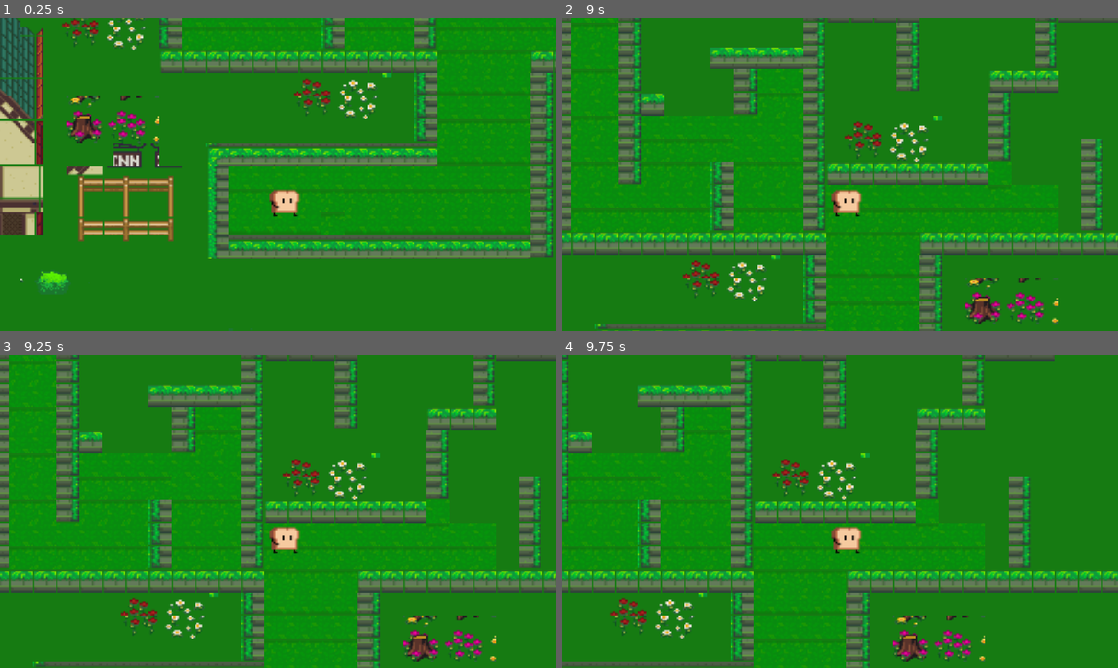
Above: before the commit, frames 1-4 (two rows, left to right).
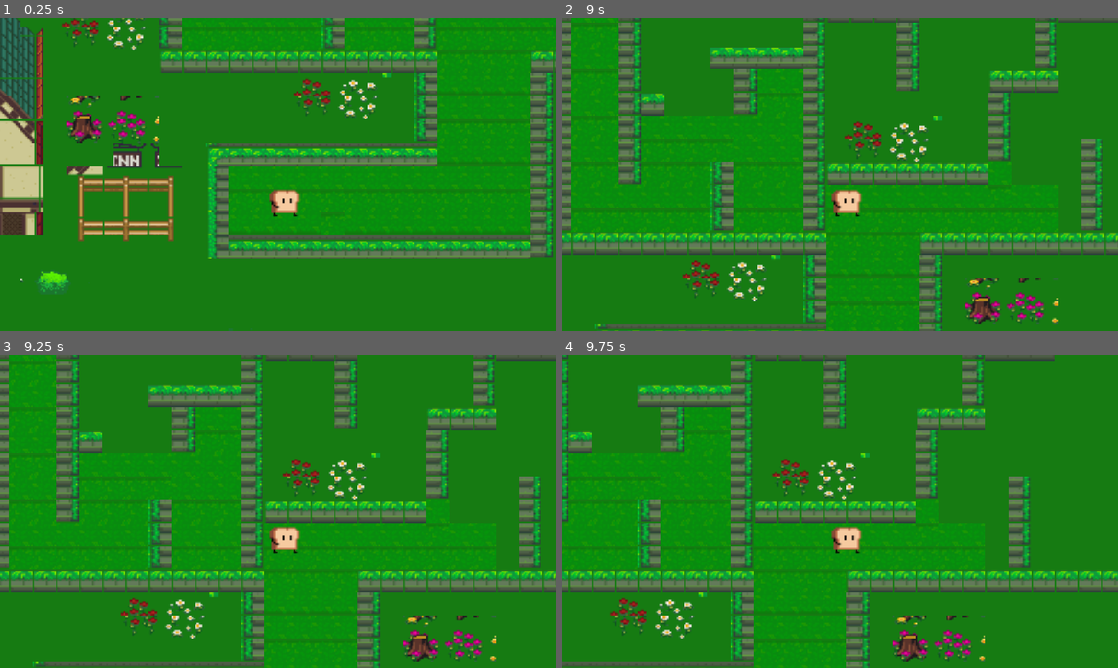
Above: after the commit, the same moments.

Repository: MauraB27/Brositz_P4
Game: Godot game, scene res://Levels/level2.tscn
Two runs of this game, one before a commit and one after it. Both use one fixed random seed, a clock stepped at 60 frames per second and the inputs below. This scene is started directly instead of the project's main scene.
Inputs:
- Up to frame 1 (0.25 s): no input
- Up to frame 2 (9 s): tap Enter at 0.5, 2.75, 4.25 s; hold Right (right) 0.53-2.03 s; tap Up (jump) at 0.77, 1.52, 3.02, 3.77, 4.52, 6.02, 6.77, 7.52 s; tap Space at 2, 3.5, 5 s; hold Left (left) 2.03-4.28 s; hold Right (right) 4.28-8.03 s; hold Left (left) from 8.03 s (still down)
- Up to frame 3 (9.25 s): keep holding Left (left); tap Up (jump) at 9.02 s
- Up to frame 4 (9.75 s): release Left (left) at 9.53 s; hold Right (right) from 9.53 s (still down)

Frames 1-2 are identical in both runs. In frame 3, 0.2% of the frame differs, in the area x 0-100%, y 75-76%; in frame 4, 0.2%.

Commit message:
level restructuring

Diff:
--- a/p-4/Levels/level1.tscn
+++ b/p-4/Levels/level1.tscn
@@ -8,16 +8,13 @@
 [ext_resource type="Script" uid="uid://cy5hoawmkrwq3" path="res://trigger_zone.gd" id="6_20vxw"]
 [ext_resource type="Script" uid="uid://db5mxljethkah" path="res://trigger_zone_2.gd" id="7_uikxm"]
 [ext_resource type="Texture2D" uid="uid://bvy1arkbactvj" path="res://character sprites/Screenshot 2026-10-14 095835.png" id="8_26wun"]
-[ext_resource type="Texture2D" uid="uid://702lyuqxc3jo" path="res://character sprites/Screenshot 2026-10-14 111024.png" id="9_3mc7j"]
 [ext_resource type="Texture2D" uid="uid://dgpurqbqsa7yx" path="res://SNES - Harvest Moon - Backgrounds - Tool Shop.png" id="10_41rou"]
 [ext_resource type="Texture2D" uid="uid://bha47vci18lw6" path="res://32x32_map_tile v3.1.png" id="11_2oha0"]
 [ext_resource type="Script" uid="uid://ov8g6r6dfofp" path="res://key.gd" id="12_y525r"]
 [ext_resource type="Texture2D" uid="uid://bhyocpieiti36" path="res://character sprites/Screenshot 2026-10-14 115504.png" id="13_mf6oh"]
 [ext_resource type="Texture2D" uid="uid://c4mxwpuyak3gp" path="res://character sprites/Screenshot 2026-10-14 115528.png" id="14_kxl7g"]
-[ext_resource type="Texture2D" uid="uid://qackpvkeedk5" path="res://character sprites/Screenshot 2026-10-14 115600.png" id="15_ut1ok"]
 [ext_resource type="Script" uid="uid://ceidtne4oq5jp" path="res://portal.gd" id="16_lxuwh"]
 [ext_resource type="Texture2D" uid="uid://c55igu74ayolo" path="res://portal.png" id="17_xcka5"]
-[ext_resource type="Texture2D" uid="uid://m0ujebq7unvc" path="res://character sprites/Screenshot 2026-10-14 095545.png" id="18_22ibb"]
 
 [sub_resource type="RectangleShape2D" id="RectangleShape2D_fyly4"]
 size = Vector2(27, 24)
@@ -33,9 +30,6 @@
 
 [sub_resource type="RectangleShape2D" id="RectangleShape2D_aqk2v"]
 size = Vector2(34.5, 64.25)
-
-[sub_resource type="RectangleShape2D" id="RectangleShape2D_2o6r5"]
-size = Vector2(43, 38.0625)
 
 [sub_resource type="TileSetAtlasSource" id="TileSetAtlasSource_eaymk"]
 texture = ExtResource("10_41rou")
@@ -3189,9 +3183,6 @@
 [sub_resource type="RectangleShape2D" id="RectangleShape2D_e3ehj"]
 size = Vector2(59, 60.5)
 
-[sub_resource type="CircleShape2D" id="CircleShape2D_oskte"]
-radius = 13.038404
-
 [sub_resource type="LabelSettings" id="LabelSettings_bc84e"]
 font_size = 8
 
@@ -3345,18 +3336,6 @@
 scale = Vector2(0.3235296, 0.31370974)
 texture = ExtResource("8_26wun")
 
-[node name="Door2" type="StaticBody2D" parent="." unique_id=1312946943]
-collision_mask = 2
-
-[node name="CollisionShape2D" type="CollisionShape2D" parent="Door2" unique_id=2034251419]
-position = Vector2(653, 2086.0313)
-shape = SubResource("RectangleShape2D_2o6r5")
-
-[node name="Sprite2D" type="Sprite2D" parent="Door2" unique_id=1205322815]
-position = Vector2(652, 2087.9023)
-scale = Vector2(0.20382172, 0.21920232)
-texture = ExtResource("9_3mc7j")
-
 [node name="TileMapLayer" type="TileMapLayer" parent="." unique_id=150849457]
 position = Vector2(-292, 324)
 tile_map_data = PackedByteArray("AAAJAOz/AgAWAAkAAAAIAOz/AgAWAAkAAAAHAOz/AgAWAAkAAAAGAOz/AgAWAAkAAAAFAOz/AgAWAAkAAAAEAO …(58016 unchanged characters)…
@@ -3392,42 +3371,12 @@
 scale = Vector2(0.30555567, 0.27884614)
 texture = ExtResource("14_kxl7g")
 
-[node name="mazeKeyC" type="Area2D" parent="." unique_id=1562014220]
-position = Vector2(632, 2613)
-collision_layer = 4
-collision_mask = 2
-script = ExtResource("12_y525r")
-
-[node name="CollisionShape2D" type="CollisionShape2D" parent="mazeKeyC" unique_id=1000844077]
-position = Vector2(-1, 1)
-shape = SubResource("CircleShape2D_fyly4")
-
-[node name="Sprite2D" type="Sprite2D" parent="mazeKeyC" unique_id=1693427458]
-position = Vector2(-2.169609e-05, 1.0000324)
-scale = Vector2(0.33064574, 0.27631474)
-texture = ExtResource("15_ut1ok")
-
-[node name="mazeKeyD" type="Area2D" parent="." unique_id=2027452143]
-position = Vector2(854, 2216)
-collision_layer = 4
-collision_mask = 2
-script = ExtResource("12_y525r")
-
-[node name="CollisionShape2D" type="CollisionShape2D" parent="mazeKeyD" unique_id=1562267836]
-position = Vector2(9, 55)
-shape = SubResource("CircleShape2D_fyly4")
-
-[node name="Sprite2D" type="Sprite2D" parent="mazeKeyD" unique_id=1608688852]
-position = Vector2(10.000024, 55.000008)
-scale = Vector2(0.28226048, 0.20614065)
-texture = ExtResource("15_ut1ok")
-
 [node name="Portal" type="Area2D" parent="." unique_id=2087254894 node_paths=PackedStringArray("marker")]
 position = Vector2(651, -153)
 collision_layer = 4
 collision_mask = 2
 script = ExtResource("16_lxuwh")
-marker = NodePath("../Marker2D")
+marker = NodePath("")
 
 [node name="Sprite2D" type="Sprite2D" parent="Portal" unique_id=999740052]
 position = Vector2(6.034878, 13.000003)
@@ -3437,51 +3386,6 @@
 [node name="CollisionShape2D" type="CollisionShape2D" parent="Portal" unique_id=769900286]
 position = Vector2(6, 13)
 shape = SubResource("RectangleShape2D_e3ehj")
-
-[node name="Marker2D" type="Marker2D" parent="." unique_id=1263637548]
-position = Vector2(525, 3120)
-
-[node name="Portal2" type="Area2D" parent="." unique_id=807198137 node_paths=PackedStringArray("marker")]
-position = Vector2(651, -153)
-collision_layer = 4
-collision_mask = 2
-script = ExtResource("16_lxuwh")
-marker = NodePath("../Marker2D")
-
-[node name="Sprite2D" type="Sprite2D" parent="Portal2" unique_id=1047387845]
-position = Vector2(6.034878, 13.000003)
-scale = Vector2(0.5049545, 0.38271612)
-texture = ExtResource("17_xcka5")
-
-[node name="CollisionShape2D" type="CollisionShape2D" parent="Portal2" unique_id=1227252422]
-position = Vector2(6, 13)
-shape = SubResource("RectangleShape2D_e3ehj")
-
-[node name="Rock" type="RigidBody2D" parent="." unique_id=1143365617]
-position = Vector2(810, 2209)
-mass = 2.952
-
-[node name="Sprite2D" type="Sprite2D" parent="Rock" unique_id=2061964523]
-position = Vector2(-3.0000257, 3.9999533)
-scale = Vector2(0.4749999, 0.49999908)
-texture = ExtResource("18_22ibb")
-
-[node name="CollisionShape2D" type="CollisionShape2D" parent="Rock" unique_id=536194917]
-position = Vector2(-3, 4)
-shape = SubResource("CircleShape2D_oskte")
-
-[node name="Rock2" type="RigidBody2D" parent="." unique_id=876585995]
-position = Vector2(810, 2209)
-mass = 2.952
-
-[node name="Sprite2D" type="Sprite2D" parent="Rock2" unique_id=749657805]
-position = Vector2(-230.00006, 405.99994)
-scale = Vector2(0.4749999, 0.49999908)
-texture = ExtResource("18_22ibb")
-
-[node name="CollisionShape2D" type="CollisionShape2D" parent="Rock2" unique_id=816019754]
-position = Vector2(-230, 406)
-shape = SubResource("CircleShape2D_oskte")
 
 [node name="Label" type="Label" parent="." unique_id=958886227]
 custom_minimum_size = Vector2(1, 1)
@@ -3506,7 +3410,4 @@
 [connection signal="body_entered" from="Trigger Zone2" to="Trigger Zone2" method="_on_body_entered"]
 [connection signal="body_entered" from="blueKey" to="blueKey" method="_on_body_entered"]
 [connection signal="body_entered" from="redKey" to="redKey" method="_on_body_entered"]
-[connection signal="body_entered" from="mazeKeyC" to="mazeKeyC" method="_on_body_entered"]
-[connection signal="body_entered" from="mazeKeyD" to="mazeKeyD" method="_on_body_entered"]
 [connection signal="body_entered" from="Portal" to="Portal" method="_on_body_entered"]
-[connection signal="body_entered" from="Portal2" to="Portal2" method="_on_body_entered"]
--- a/p-4/Levels/level2.tscn
+++ b/p-4/Levels/level2.tscn
@@ -10,6 +10,8 @@
 [ext_resource type="Script" uid="uid://b0solgqa6wr16" path="res://path_follow_2d.gd" id="8_lr0ko"]
 [ext_resource type="Script" uid="uid://cvk5umh0lj5ce" path="res://saw.gd" id="9_tdxkx"]
 [ext_resource type="Texture2D" uid="uid://gq8mnq8nrq51" path="res://character sprites/Screenshot 2026-10-14 143040.png" id="10_1c22n"]
+[ext_resource type="Texture2D" uid="uid://m0ujebq7unvc" path="res://character sprites/Screenshot 2026-10-14 095545.png" id="11_1c22n"]
+[ext_resource type="Texture2D" uid="uid://702lyuqxc3jo" path="res://character sprites/Screenshot 2026-10-14 111024.png" id="11_tdxkx"]
 
 [sub_resource type="TileSetAtlasSource" id="TileSetAtlasSource_xv7eh"]
 texture = ExtResource("4_dj5hn")
@@ -3166,6 +3168,12 @@
 [sub_resource type="CircleShape2D" id="CircleShape2D_ppd48"]
 radius = 13.0
 
+[sub_resource type="CircleShape2D" id="CircleShape2D_1c22n"]
+radius = 9.0
+
+[sub_resource type="CircleShape2D" id="CircleShape2D_bl3jk"]
+radius = 9.0
+
 [sub_resource type="Curve2D" id="Curve2D_bl3jk"]
 _data = {
 "points": PackedVector2Array(0, 0, 0, 0, -1287.1672, 1820.4773, 0, 0, 0, 0, -1253.5767, 1818.5505, 0, 0, 0, 0, -1218.45 …(189 unchanged characters)…
@@ -3174,6 +3182,15 @@
 
 [sub_resource type="CircleShape2D" id="CircleShape2D_65ryg"]
 radius = 15.441098
+
+[sub_resource type="CircleShape2D" id="CircleShape2D_4m3ey"]
+radius = 13.038404
+
+[sub_resource type="CircleShape2D" id="CircleShape2D_lylsv"]
+radius = 13.038404
+
+[sub_resource type="RectangleShape2D" id="RectangleShape2D_ppd48"]
+size = Vector2(43, 38.0625)
 
 [node name="Level2" type="Node2D" unique_id=396191430]
 
@@ -3250,6 +3267,36 @@
 scale = Vector2(0.37096775, 0.27192983)
 texture = ExtResource("7_xv7eh")
 
+[node name="mazeKeyC" type="Area2D" parent="." unique_id=874864795]
+position = Vector2(632, 2613)
+collision_layer = 4
+collision_mask = 2
+script = ExtResource("6_ojro4")
+
+[node name="CollisionShape2D" type="CollisionShape2D" parent="mazeKeyC" unique_id=50365511]
+position = Vector2(-1, 1)
+shape = SubResource("CircleShape2D_1c22n")
+
+[node name="Sprite2D" type="Sprite2D" parent="mazeKeyC" unique_id=1468361288]
+position = Vector2(-2.169609e-05, 1.0000324)
+scale = Vector2(0.33064574, 0.27631474)
+texture = ExtResource("7_xv7eh")
+
+[node name="mazeKeyD" type="Area2D" parent="." unique_id=1892471250]
+position = Vector2(854, 2216)
+collision_layer = 4
+collision_mask = 2
+script = ExtResource("6_ojro4")
+
+[node name="CollisionShape2D" type="CollisionShape2D" parent="mazeKeyD" unique_id=1307320255]
+position = Vector2(9, 55)
+shape = SubResource("CircleShape2D_bl3jk")
+
+[node name="Sprite2D" type="Sprite2D" parent="mazeKeyD" unique_id=147610609]
+position = Vector2(10.000024, 55.000008)
+scale = Vector2(0.28226048, 0.20614065)
+texture = ExtResource("7_xv7eh")
+
 [node name="Path2D" type="Path2D" parent="." unique_id=1171215601]
 position = Vector2(949.0267, -1843.7477)
 scale = Vector2(0.6549473, 0.66067713)
@@ -3269,7 +3316,7 @@
 script = ExtResource("9_tdxkx")
 
 [node name="Sprite2D" type="Sprite2D" parent="Path2D/PathFollow2D/Area2D" unique_id=181605447]
-rotation = 2.6179938
+rotation = 0.04563737
 scale = Vector2(0.25770319, 0.23077624)
 texture = ExtResource("10_1c22n")
 
@@ -3279,6 +3326,46 @@
 scale = Vector2(0.9999989, 0.99999917)
 shape = SubResource("CircleShape2D_65ryg")
 
+[node name="Rock" type="RigidBody2D" parent="." unique_id=646725001]
+position = Vector2(810, 2209)
+mass = 2.952
+
+[node name="Sprite2D" type="Sprite2D" parent="Rock" unique_id=216948039]
+position = Vector2(-3.0000257, 3.9999533)
+scale = Vector2(0.4749999, 0.49999908)
+texture = ExtResource("11_1c22n")
+
+[node name="CollisionShape2D" type="CollisionShape2D" parent="Rock" unique_id=1421238207]
+position = Vector2(-3, 4)
+shape = SubResource("CircleShape2D_4m3ey")
+
+[node name="Rock2" type="RigidBody2D" parent="." unique_id=1429975259]
+position = Vector2(810, 2209)
+mass = 2.952
+
+[node name="Sprite2D" type="Sprite2D" parent="Rock2" unique_id=638033099]
+position = Vector2(-230.00006, 405.99994)
+scale = Vector2(0.4749999, 0.49999908)
+texture = ExtResource("11_1c22n")
+
+[node name="CollisionShape2D" type="CollisionShape2D" parent="Rock2" unique_id=1426781962]
+position = Vector2(-230, 406)
+shape = SubResource("CircleShape2D_lylsv")
+
+[node name="Door2" type="StaticBody2D" parent="." unique_id=1175647707]
+collision_mask = 2
+
+[node name="CollisionShape2D" type="CollisionShape2D" parent="Door2" unique_id=415713929]
+position = Vector2(653, 2086.0313)
+shape = SubResource("RectangleShape2D_ppd48")
+
+[node name="Sprite2D" type="Sprite2D" parent="Door2" unique_id=25247735]
+position = Vector2(652, 2087.9023)
+scale = Vector2(0.20382172, 0.21920232)
+texture = ExtResource("11_tdxkx")
+
 [connection signal="body_entered" from="mazeKeyA" to="mazeKeyA" method="_on_body_entered"]
 [connection signal="body_entered" from="mazeKeyB" to="mazeKeyB" method="_on_body_entered"]
+[connection signal="body_entered" from="mazeKeyC" to="mazeKeyC" method="_on_body_entered"]
+[connection signal="body_entered" from="mazeKeyD" to="mazeKeyD" method="_on_body_entered"]
 [connection signal="body_entered" from="Path2D/PathFollow2D/Area2D" to="Path2D/PathFollow2D/Area2D" method="_on_body_entered"]
